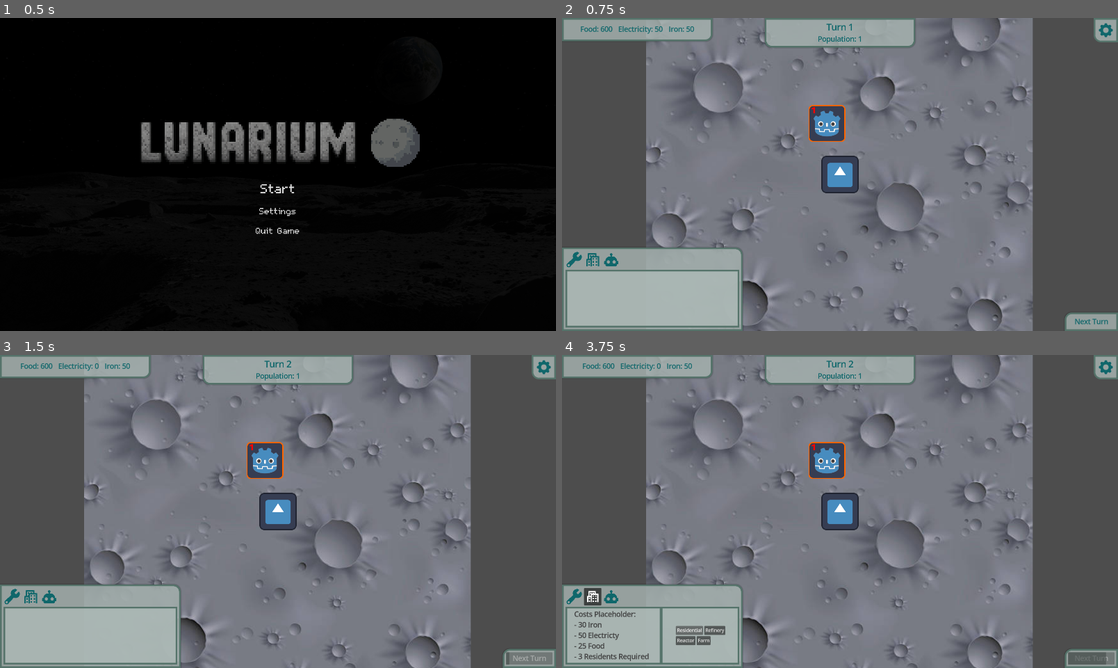
Above: before the commit, frames 1-4 (two rows, left to right).
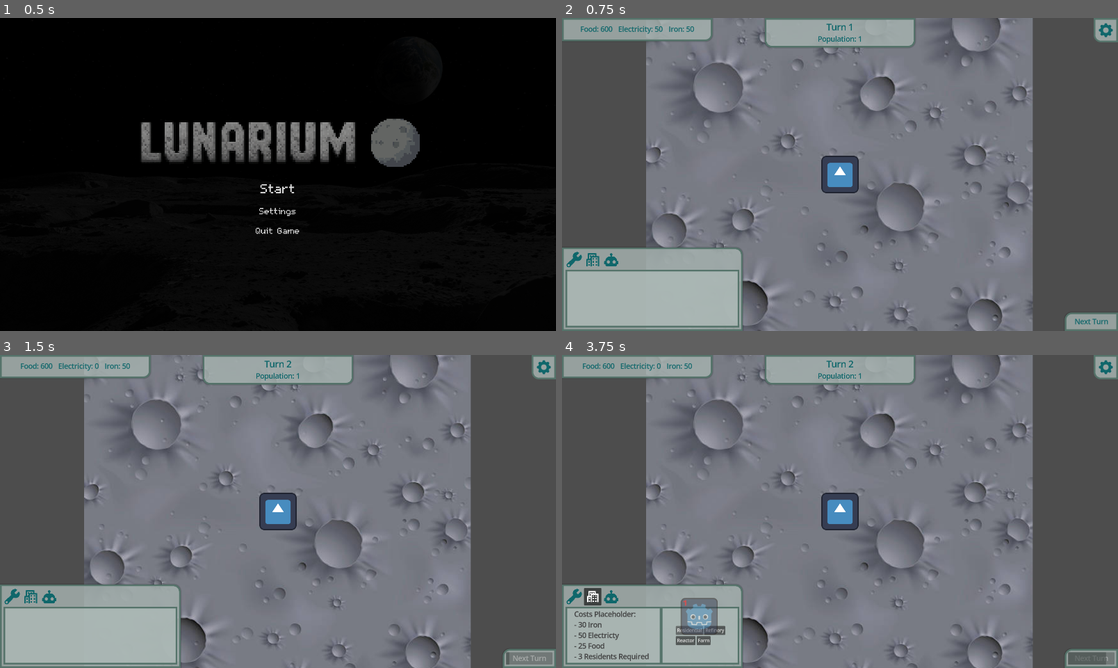
Above: after the commit, the same moments.

Repository: LunariumGame/Lunarium
Game: Godot game, scene res://scenes/world.tscn
Two runs of this game, one before a commit and one after it. Both use one fixed random seed, a clock stepped at 60 frames per second and the inputs below. The engine's default icon, where the game draws it, is replaced by a stand-in: a white triangle on a blue panel in a dark square.
Inputs (mouse positions are in pixels of both pictures, inside the frame that each line leads up to):
- Up to frame 1 (0.5 s): no input
- Up to frame 2 (0.75 s): click "Start" at 0.5 s
- Up to frame 3 (1.5 s): click "Next Turn" at 1.25 s
- Up to frame 4 (3.75 s): click (573, 596) at 2 s; click (595, 596) at 2.75 s; click "Residential" at 3.5 s

Frame 1 is identical in both runs. In frame 2, 0.8% of the frame differs, in the area x 44-51%, y 27-40%; in frame 3, 0.8%; in frame 4, 1.5%, in the area x 21-51%, y 27-90%.
Error before the commit: Parse Error: Could not find type "BuildingCursor" in the current scope. (res://scripts/ui_components/building/active_button_tracker.gd:21)

Commit message:
fix BuildingCanvas naming conventions

Diff:
--- a/scenes/ui_components/BuildingCursor.tscn
+++ /dev/null
@@ -1,12 +0,0 @@
-[gd_scene load_steps=3 format=3 uid="uid://bbn11gkh6wm5a"]
-
-[ext_resource type="Script" uid="uid://bwsftqdqm0a8c" path="res://scripts/ui_components/building/building_cursor.gd" id="1_jgetg"]
-[ext_resource type="Script" uid="uid://cq8qfkj8yhcb5" path="res://scripts/ui_components/building/building_canvas.gd" id="2_if870"]
-
-[node name="BuildingCursor" type="CanvasLayer"]
-layer = 0
-script = ExtResource("2_if870")
-
-[node name="CursorElement" type="Sprite2D" parent="."]
-script = ExtResource("1_jgetg")
-metadata/_custom_type_script = "uid://bwsftqdqm0a8c"
--- /dev/null
+++ b/scenes/ui_components/building_canvas.tscn
@@ -0,0 +1,12 @@
+[gd_scene load_steps=3 format=3 uid="uid://bbn11gkh6wm5a"]
+
+[ext_resource type="Script" uid="uid://bfifo7uv0ned0" path="res://scripts/ui_components/building/building_canvas.gd" id="1_eossf"]
+[ext_resource type="Script" uid="uid://bwsftqdqm0a8c" path="res://scripts/ui_components/building/building_cursor.gd" id="2_km2rk"]
+
+[node name="BuildingCanvas" type="CanvasLayer"]
+layer = 0
+script = ExtResource("1_eossf")
+
+[node name="BuildingCursor" type="Sprite2D" parent="."]
+script = ExtResource("2_km2rk")
+metadata/_custom_type_script = "uid://bwsftqdqm0a8c"
--- a/scenes/world.tscn
+++ b/scenes/world.tscn
@@ -10,7 +10,6 @@
 [ext_resource type="Script" uid="uid://dm3fhxjge8xxk" path="res://scripts/camera/position_lock.gd" id="8_4mrxx"]
 [ext_resource type="Script" uid="uid://dm1gqee5hpi86" path="res://scripts/ui_components/tech_tree_node.gd" id="11_e3hyu"]
 [ext_resource type="Script" uid="uid://cpssjgiarinl8" path="res://scripts/ui_components/building/placed_buildings.gd" id="11_jhx03"]
-[ext_resource type="PackedScene" uid="uid://omx3pl3xhdw" path="res://scenes/buildings/iron_refinery.tscn" id="11_q5onr"]
 [ext_resource type="Resource" uid="uid://2hdhlbnrajfh" path="res://resources/tech_tree_upgrades/resource_boost.tres" id="12_q5onr"]
 
 [sub_resource type="AudioStreamRandomizer" id="AudioStreamRandomizer_7r4gi"]
@@ -75,9 +74,6 @@
 [node name="PlacedBuildings" type="CanvasLayer" parent="."]
 script = ExtResource("11_jhx03")
 
-[node name="IronRefinery" parent="." instance=ExtResource("11_q5onr")]
-position = Vector2(569, 230)
-
 [node name="BuildingFinder" type="ShapeCast2D" parent="."]
 shape = SubResource("RectangleShape2D_e3hyu")
 target_position = Vector2(0, 0)
--- a/scripts/ui_components/building/active_button_tracker.gd
+++ b/scripts/ui_components/building/active_button_tracker.gd
@@ -18,7 +18,7 @@
 
 
 func _free_cursor(target_button: BuildingButton) -> bool:
-	var node_to_free: BuildingCursor = (
+	var node_to_free: BuildingCanvas = (
 		target_button.get_node_or_null(^"BuildingCursor")
 	)
 
--- a/scripts/ui_components/building/building_button.gd
+++ b/scripts/ui_components/building/building_button.gd
@@ -2,12 +2,12 @@
 class_name BuildingButton
 extends Button
 
-const BUILDING_CURSOR = (
-	preload("res://scenes/ui_components/BuildingCursor.tscn")
+const BUILDING_CANVAS = (
+	preload("res://scenes/ui_components/building_canvas.tscn")
 )
 
-var building_canvas: BuildingCursor = null
-var building_instance: CursorElement = null
+var building_canvas: BuildingCanvas = null
+var building_instance: BuildingCursor = null
 
 @export var building_type: GameData.BuildingType
 
@@ -37,8 +37,8 @@
 	if not preview_texture:
 		return
 
-	building_canvas = BUILDING_CURSOR.instantiate()
-	building_instance = building_canvas.get_node("CursorElement")
+	building_canvas = BUILDING_CANVAS.instantiate()
+	building_instance = building_canvas.get_node("BuildingCursor")
 
 	building_instance.texture = preview_texture
 	# assign BuildingCursor transparency to 50%
--- a/scripts/ui_components/building/building_cursor.gd
+++ b/scripts/ui_components/building/building_cursor.gd
@@ -1,5 +1,5 @@
 # building that follows cursor, then gets placed in the world
-class_name CursorElement
+class_name BuildingCursor
 extends Sprite2D
 
 var width: float
Not shown: 1 places in scenes/world.tscn that only renumber resources
